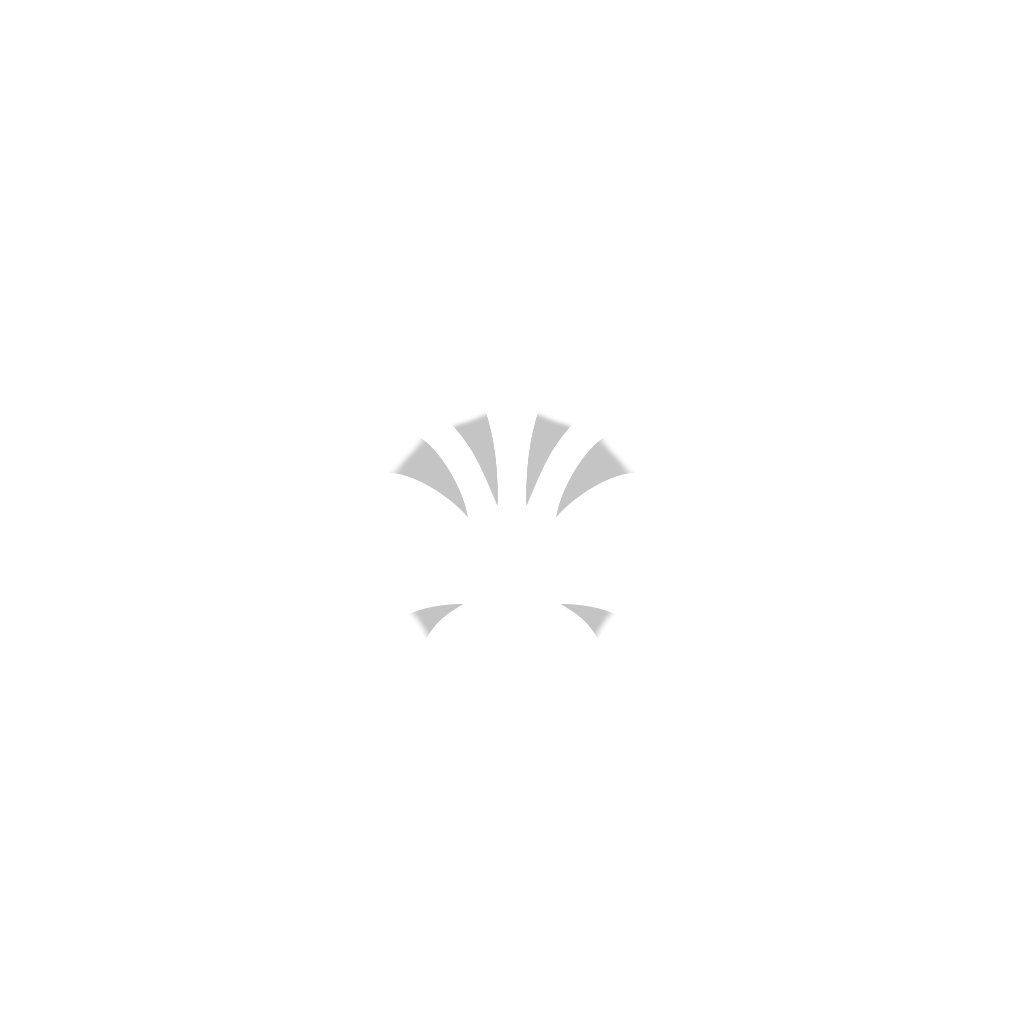
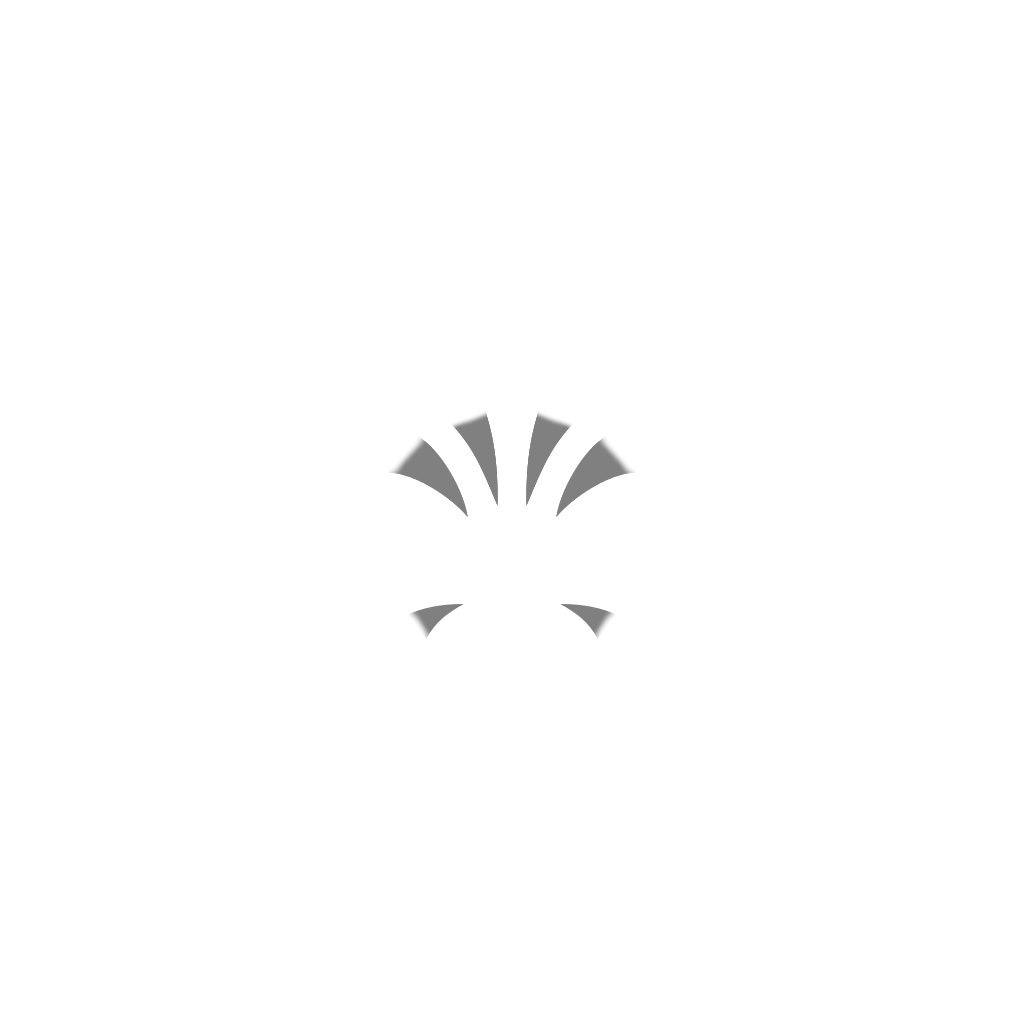
Layers edited between the first and the second 1024px x 1024px image:
painted on "Stripes", masked it over (389, 411, 635, 639)